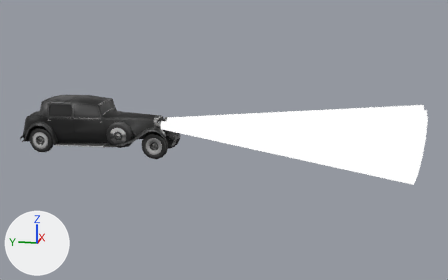
A saved change to the glTF model public/gltf/Old_Car_01.glb.
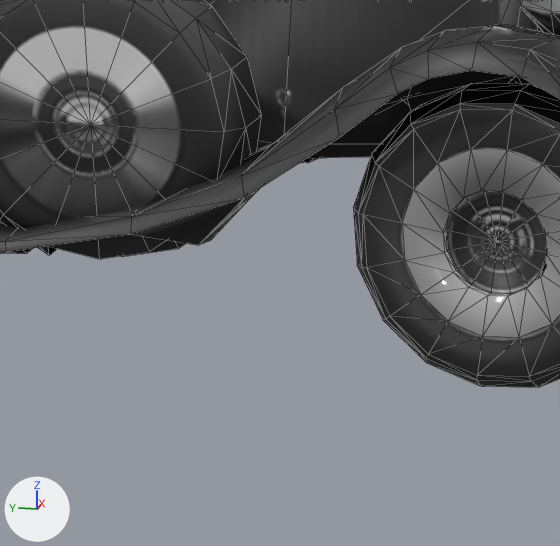
There are two pictures of each version: one whole from a 50 mm camera at (-19.49, -8.05, 5.45) aimed at (-0.08, -4.17, 0.59), one close up on the part from 25% to 36% of the width and 45% to 62% of the height. The lights are fixed; the arrows at lower left show +X, +Y and +Z. The close-ups show mesh edges as thin lines. Where no turn or scale is listed for an object, it has been applied to the vertices. Vertices at the same position are counted once.

Objects in the first close-up: 'Old_Car_01', 'Wheel-Front-Right'.
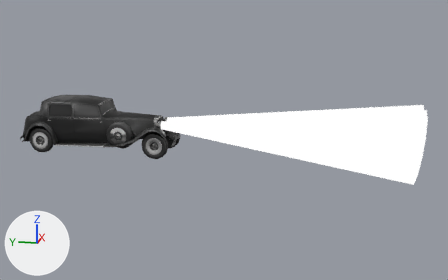
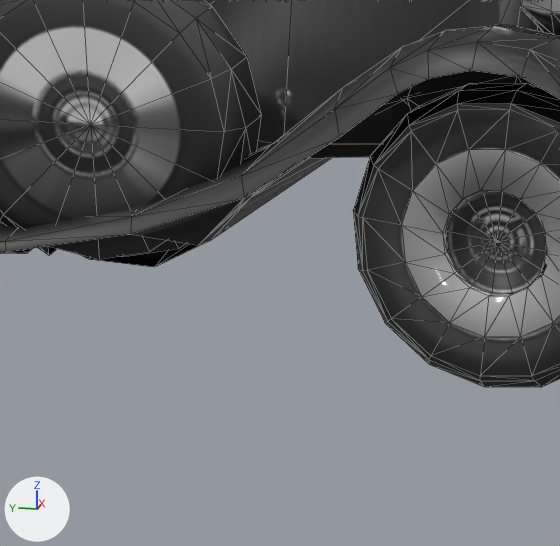
Changed parts and their boxes (x1, y1, x2, y2) in the close-ups (560 x 546 px):
'Old_Car_01', reshaped
    before: (0, 0, 560, 259)
    after: (0, 0, 560, 267)
'Wheel-Front-Right', turned
    both: (353, 83, 560, 387)
part 1 of me_plane_017, built on
    before: (407, 76, 522, 111)
    after: (80, 76, 521, 267)

The edits, one by one:
me_plane_017 is used by ob_old_car_01; location (0.0, -0.018, 0.0); rotation (0.0, -0.000173, -0.0153), in degrees (0, 0, -0.9).
me_plane_017 had 696 vertices, 1248 faces and spanned x -1.56..1.65, y -10.38..2.82, z -0.39..1.92.
me_plane_017 now has 700 vertices, 1277 faces and spans x -1.56..1.65, y -10.38..2.82, z -0.39..1.92.
Part 1, on me_plane_017:
4 faces are deleted.
4 vertices are added at (-0.64, -0.92, 0.29), (-0.63, -0.71, 0.29), (0.37, -1.85, 0.6), (-0.37, -1.85, 0.6).
33 new faces join them, mat_material (picture img_old_car_01_diffuse).
Object 'Wheel-Front-Right' (ob_wheel_front_right) turns from (32, 0, 0.1) to (30, 0, 0) degrees about x, y and z.
